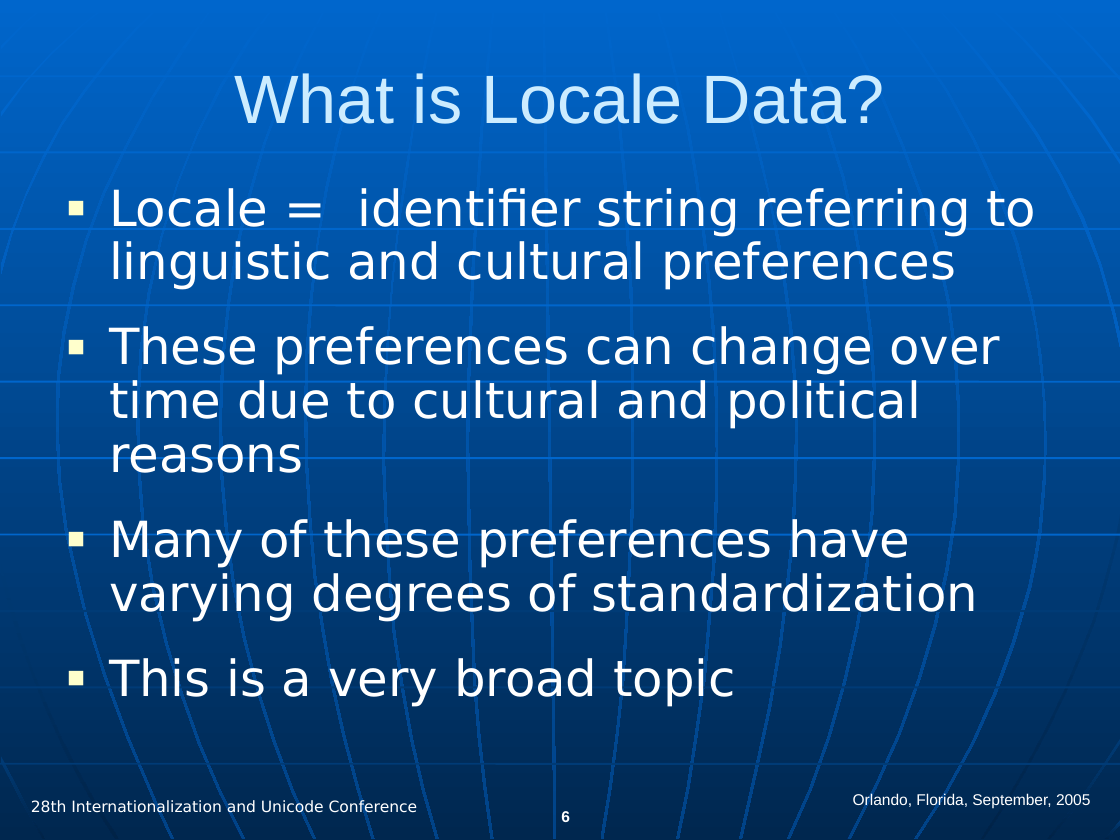
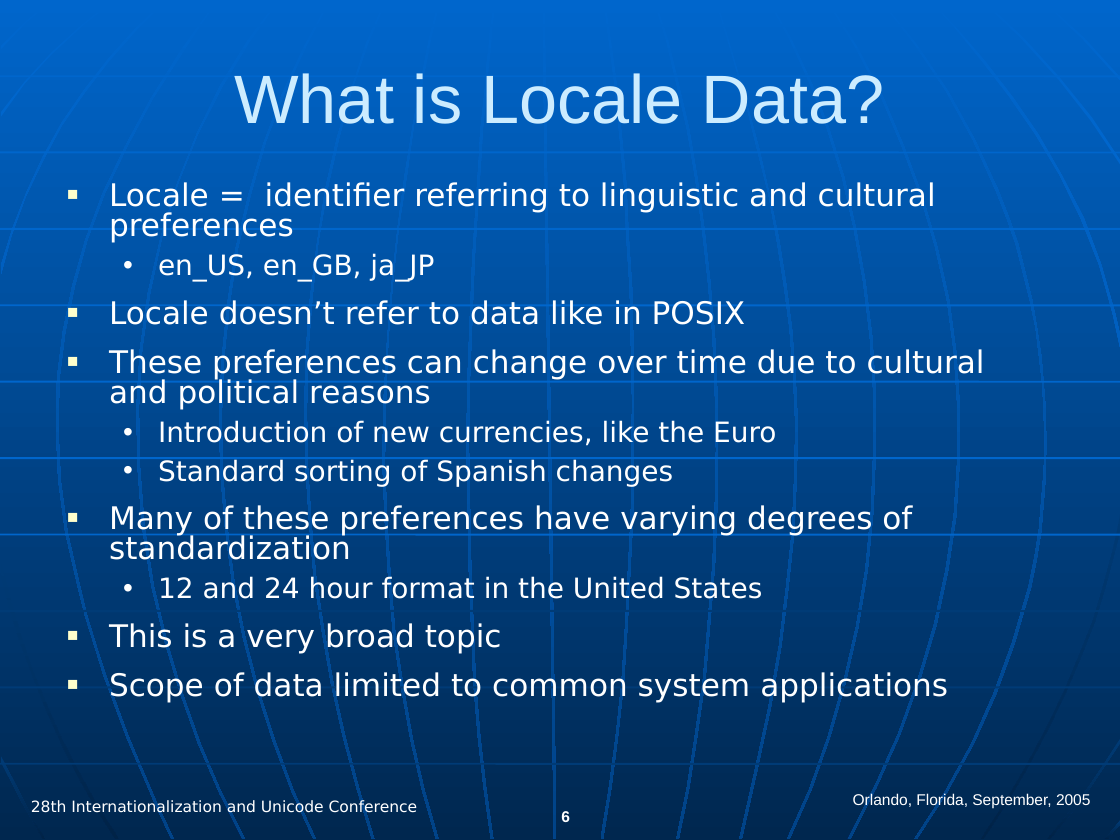
Before and after one commit to hanikesn/cldr, a slide deck: slide 6 of docs/presentations/cldr_overview.ppt. Drawn at 1120x840 pixels with LibreOffice and Linux fonts; fonts in the diff are those of the drawing. Boxes give left, top, right and bottom in pixels: in the first picture for what was removed or moved away, otherwise in the second. Text is boxed around its words. In the diff, an @@ line names an element or a change of style, - is before the commit and + after.

```diff
--- a/docs/presentations/cldr_overview.ppt
+++ b/docs/presentations/cldr_overview.ppt
@@ text at [109, 182, 936, 325]: text changed; size 32 to 20 pt @@
-■ Locale = identifier string referring to linguistic and cultural preferences
+■ Locale = identifier referring to linguistic and cultural preferences
+  • en_US, en_GB, ja_JP
+■ Locale doesn’t refer to data like in POSIX
@@ text at [109, 349, 985, 654]: size 32 to 20 pt in "These preferences can change over time due ...", "Many of these preferences have varying degrees ...", "This is a very broad topic"; line spacing 0.9 to 0.8; less space between paragraphs @@
@@ text at [158, 420, 776, 487]: paragraphs added @@
+  • Introduction of new currencies, like the Euro
+  • Standard sorting of Spanish changes
@@ text at [158, 576, 763, 605]: paragraph added @@
+  • 12 and 24 hour format in the United States
@@ text at [109, 671, 948, 703]: paragraph added @@
+■ Scope of data limited to common system applications
```
Also in this commit, not shown: 15 other slides changed, 2 slides added, 6 slides removed.
